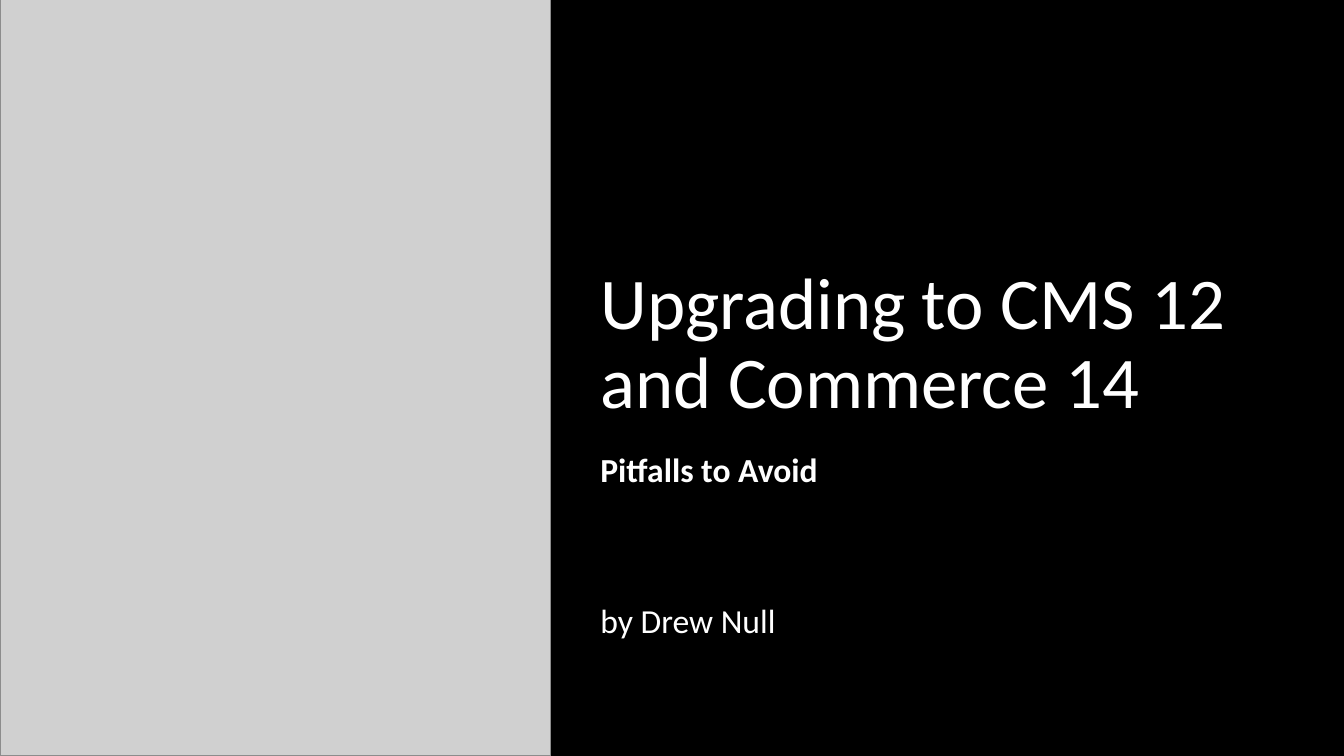
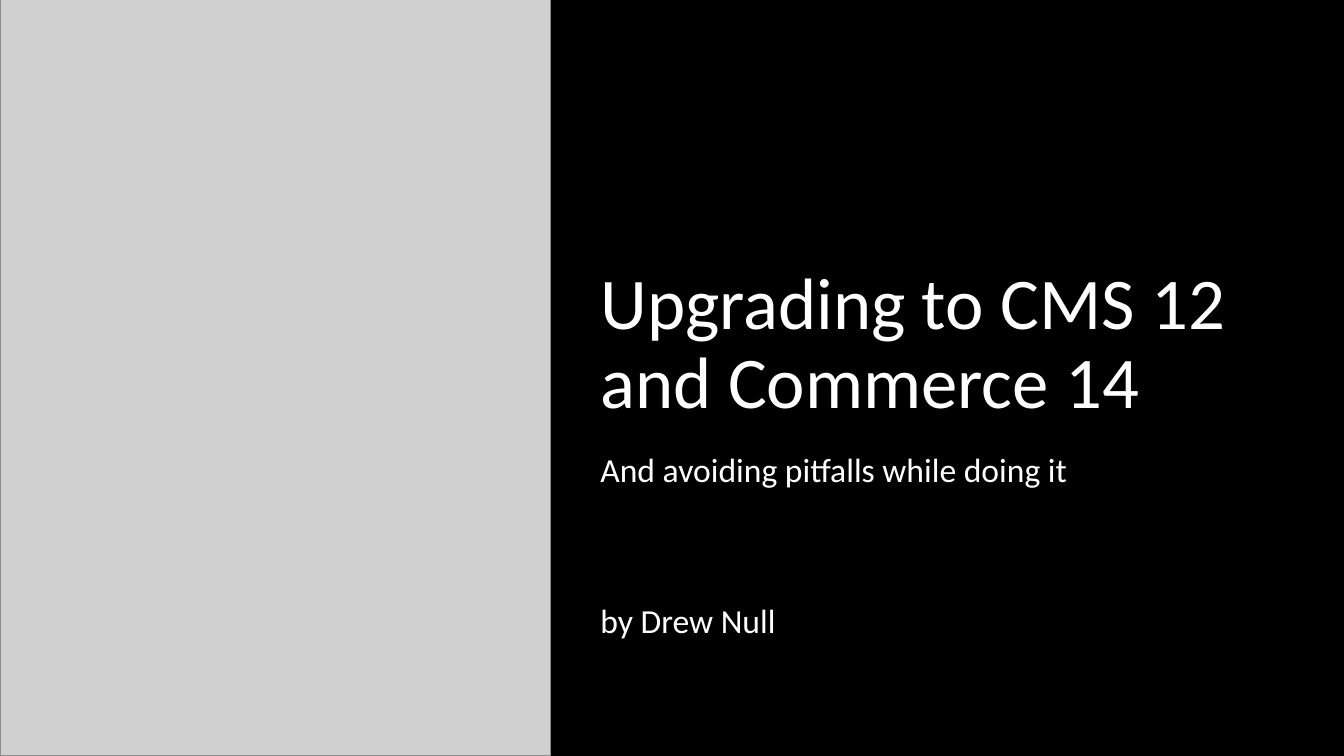
Before and after one commit to DrewNull/optimizely-cms12-upgrade, a slide deck: slide 2 of Presentation--Upgrading-to-CMS-12-and-Commerce-14.pptx. Drawn at 1344x756 pixels with LibreOffice and Linux fonts; fonts in the diff are those of the drawing; grey boxes stand for pictures. Boxes give left, top, right and bottom in pixels: in the first picture for what was removed or moved away, otherwise in the second. Text is boxed around its words. In the diff, an @@ line names an element or a change of style, - is before the commit and + after.

```diff
--- a/Presentation--Upgrading-to-CMS-12-and-Commerce-14.pptx
+++ b/Presentation--Upgrading-to-CMS-12-and-Commerce-14.pptx
@@ subtitle at [600,458,1067,488]: text changed; bold off @@
-Pitfalls to Avoid
+And avoiding pitfalls while doing it
```
Also in this commit, not shown: 1 other slide changed, 1 other file.
